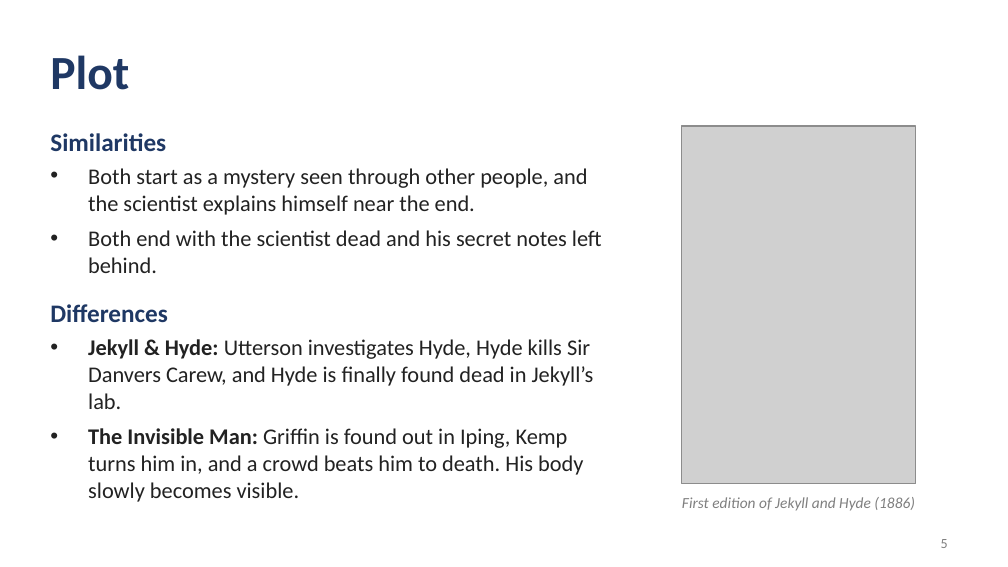
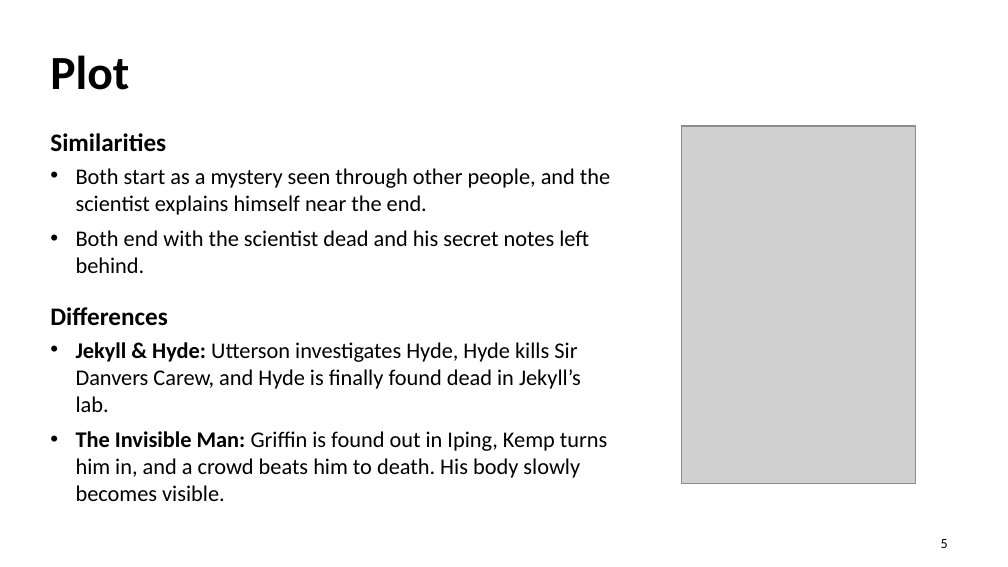
Before and after one commit to mugen123123/Mugen123123, a slide deck: slide 5 of Homework/English_Jekyll_Hyde_Adaptation_Presentation/Presentations/Jekyll_Hyde_vs_Invisible_Man_Presentation.pptx. Drawn at 1008x567 pixels with LibreOffice and Linux fonts; fonts in the diff are those of the drawing; grey boxes stand for pictures. Boxes give left, top, right and bottom in pixels: in the first picture for what was removed or moved away, otherwise in the second. Text is boxed around its words. In the diff, an @@ line names an element or a change of style, - is before the commit and + after.

```diff
--- a/Homework/English_Jekyll_Hyde_Adaptation_Presentation/Presentations/Jekyll_Hyde_vs_Invisible_Man_Presentation.pptx
+++ b/Homework/English_Jekyll_Hyde_Adaptation_Presentation/Presentations/Jekyll_Hyde_vs_Invisible_Man_Presentation.pptx
@@ title "Plot" at [50,55,129,90]: text colour #1F3864 to #000000 @@
@@ text "Similarities" at [50,133,610,501]: text colour #1F3864 to #000000 in "Similarities", "Differences"; text colour #222222 to #000000; indent changed; more space between paragraphs @@
@@ text removed at [682,497,915,511] @@
-First edition of Jekyll and Hyde (1886)
@@ page number at [941,539,948,548]: text colour #7F7F7F to #000000 @@
```
Also in this commit, not shown: 8 other slides changed.
